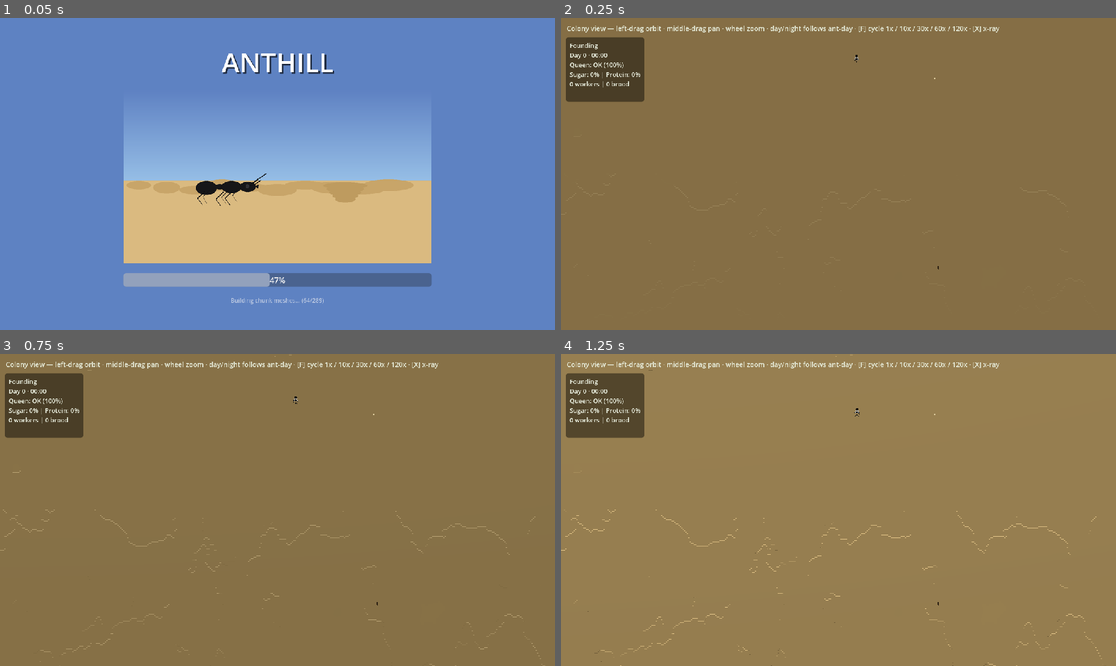
Above: before the commit, frames 1-4 (two rows, left to right).
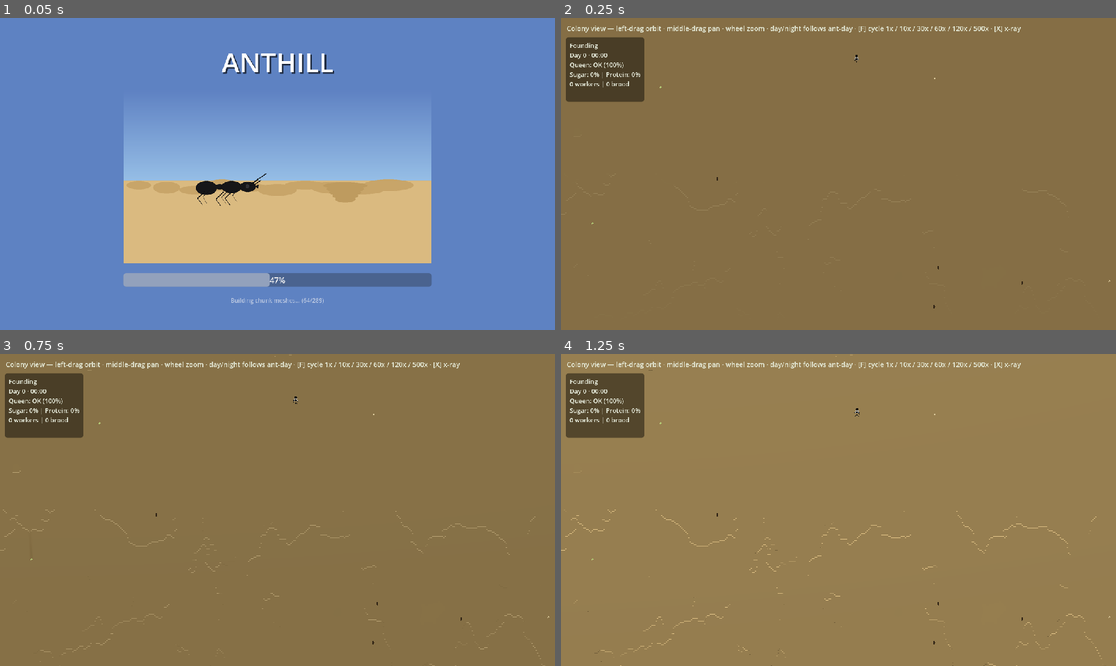
Above: after the commit, the same moments.

Repository: 151henry151/anthill
Game: Godot game, scene res://scenes/loading_screen.tscn
Two runs of this game, one before a commit and one after it. Both use one fixed random seed, a clock stepped at 60 frames per second and the inputs below.
Inputs (mouse positions are in pixels of both pictures, inside the frame that each line leads up to):
- Up to frame 1 (0.05 s): no input
- Up to frame 2 (0.25 s): no input
- Up to frame 3 (0.75 s): tap Enter at 0.5 s; move the mouse to (399, 494) at 0.52 s; hold D from 0.53 s (still down); tap E at 0.6 s; click (399, 494) at 0.67 s
- Up to frame 4 (1.25 s): keep holding D; tap Space at 0.77 s

Frame 1 is identical in both runs. In frame 2, less than 0.1% of the frame differs, in the area x 5-99%, y 2-94%; in frame 3, less than 0.1%; in frame 4, less than 0.1%.

Commit message:
Spread spoil deposits, add food and 500x fast-forward
- Prefer lowest-surface spoil targets; widen deposit ring
- Quadruple food source counts; add FAST_FORWARD 500x tier and hint
- Release notes for 0.5.18

Diff:
--- a/game/anthill/scenes/main.tscn
+++ b/game/anthill/scenes/main.tscn
@@ -71,4 +71,4 @@
 offset_top = 12.0
 theme_override_colors/font_color = Color(0.9, 0.92, 0.85, 1)
 theme_override_font_sizes/font_size = 14
-text = "Colony view — left-drag orbit · middle-drag pan · wheel zoom · day/night follows ant-day · [F] cycle 1x / 10x / 30x / 60x / 120x · [X] x-ray"
+text = "Colony view — left-drag orbit · middle-drag pan · wheel zoom · day/night follows ant-day · [F] cycle 1x / 10x / 30x / 60x / 120x / 500x · [X] x-ray"
--- a/game/anthill/scripts/constants.gd
+++ b/game/anthill/scripts/constants.gd
@@ -96,8 +96,8 @@
 ## How much food an ant carries per trip (fraction of source supply).
 const FOOD_CARRY_AMOUNT := 0.04
 ## Number of food sources spawned at game start.
-const FOOD_SOURCE_COUNT_MIN := 3
-const FOOD_SOURCE_COUNT_MAX := 6
+const FOOD_SOURCE_COUNT_MIN := 12
+const FOOD_SOURCE_COUNT_MAX := 24
 ## Aphid colony replenish rate per physics tick (fraction of max_supply).
 const APHID_REPLENISH_RATE := 0.0001
 
@@ -124,11 +124,11 @@
 const DIG_ACT_DURATION_TICKS := 3
 ## Ticks to wait when blocked in narrow tunnel.
 const TUNNEL_YIELD_TICKS := 5
-## Radius from entrance for spoil deposits.
-const SPOIL_DEPOSIT_RADIUS := 12
+## Radius from entrance for spoil deposits (annulus outer radius; larger → wider mound ring).
+const SPOIL_DEPOSIT_RADIUS := 24
 ## Minimum distance from nest center for spoil samples (disk sampling; world units ≈ voxels).
-const SPOIL_DEPOSIT_INNER_CLEAR := 2.0
-## Max extra height of spoil pile above surface.
+const SPOIL_DEPOSIT_INNER_CLEAR := 3.5
+## Max extra height of spoil pile above baseline surface at a column (rejects deposit targets that are already tall).
 const MAX_SPOIL_HEIGHT := 6
 ## Max simultaneous diggers (performance limit).
 const MAX_NEST_BUILDERS := 8
@@ -199,8 +199,8 @@
 # ---------------------------------------------------------------------------
 # Fast-forward
 # ---------------------------------------------------------------------------
-## **[F]** cycles: **1×** → **10×** → **30×** → **60×** → **120×** → **1×** …
-const FAST_FORWARD_SPEEDS: Array[float] = [10.0, 30.0, 60.0, 120.0]
+## **[F]** cycles: **1×** → **10×** → **30×** → **60×** → **120×** → **500×** → **1×** …
+const FAST_FORWARD_SPEEDS: Array[float] = [10.0, 30.0, 60.0, 120.0, 500.0]
 
 # ---------------------------------------------------------------------------
 # Worker movement intervals (seconds between steps)
--- a/game/anthill/scripts/nest_manager.gd
+++ b/game/anthill/scripts/nest_manager.gd
@@ -127,26 +127,23 @@
 
 
 func choose_deposit_position(entrance: Vector3i) -> Vector3i:
-	var best_score: float = -INF
+	## Prefer the **lowest** surface in the annulus so spoil spreads into a broad heap instead of stacking on
+	## the same high-pheromone columns (previous max-pheromone scoring produced 1×1 “skyscrapers”).
+	var best_sy: int = 999999
 	var best_pos: Vector3i = Vector3i(entrance.x + 3, entrance.y, entrance.z)
 	var radius: int = _Const.SPOIL_DEPOSIT_RADIUS
-	for _i in range(20):
+	for _i in range(48):
 		var off: Vector2i = _SpoilDeposit.random_offset_disk(_rng, radius, _Const.SPOIL_DEPOSIT_INNER_CLEAR)
-		var dx: int = off.x
-		var dz: int = off.y
-		var wx: int = entrance.x + dx
-		var wz: int = entrance.z + dz
+		var wx: int = entrance.x + off.x
+		var wz: int = entrance.z + off.y
 		var sy: int = _SurfaceQuery.surface_block_y(_world, wx, wz)
 		if sy < 0:
 			continue
 		if sy - _TerrainGen.SURFACE_BASE > _Const.MAX_SPOIL_HEIGHT:
 			continue
-		var score: float = 0.0
-		if _building_pheromone:
-			score += _building_pheromone.get_build_pheromone(Vector3i(wx, sy + 1, wz)) * 3.0
-		score += _rng.randf_range(-0.5, 0.5)
-		if score > best_score:
-			best_score = score
+		var score: float = float(sy) + _rng.randf_range(0.0, 0.15)
+		if score < float(best_sy):
+			best_sy = sy
 			best_pos = Vector3i(wx, sy + 1, wz)
 	return best_pos
 
--- a/game/anthill/scripts/queen_ant.gd
+++ b/game/anthill/scripts/queen_ant.gd
@@ -462,6 +462,9 @@
 func _choose_queen_deposit_pos() -> Vector3i:
 	var r: int = _Const.SPOIL_DEPOSIT_RADIUS
 	var inner_clear: float = _Const.SPOIL_DEPOSIT_INNER_CLEAR
+	var best_score: float = INF
+	var best: Vector3i = Vector3i.ZERO
+	var found: bool = false
 	for _i in range(_Const.QUEEN_SPOIL_DEPOSIT_SAMPLES):
 		var off: Vector2i = _SpoilDeposit.random_offset_disk(_rng, r, inner_clear)
 		var wx: int = _shaft_start_xz.x + off.x
@@ -469,7 +472,15 @@
 		var sy: int = _surface_y(wx, wz)
 		if sy < 0:
 			continue
-		return Vector3i(wx, sy + 1, wz)
+		if sy - _TerrainGen.SURFACE_BASE > _Const.MAX_SPOIL_HEIGHT:
+			continue
+		var score: float = float(sy) + _rng.randf_range(0.0, 0.15)
+		if score < best_score:
+			best_score = score
+			best = Vector3i(wx, sy + 1, wz)
+			found = true
+	if found:
+		return best
 	var sy0: int = _surface_y(_shaft_start_xz.x, _shaft_start_xz.y)
 	if sy0 < 0:
 		sy0 = _TerrainGen.SURFACE_BASE
Not shown, changed: CHANGELOG.md
